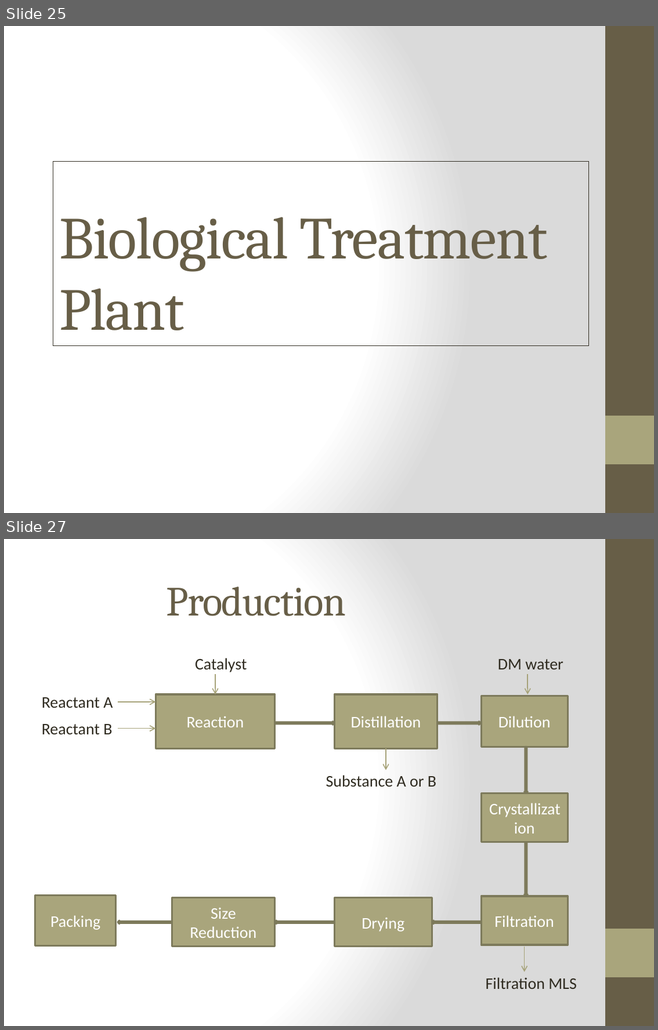
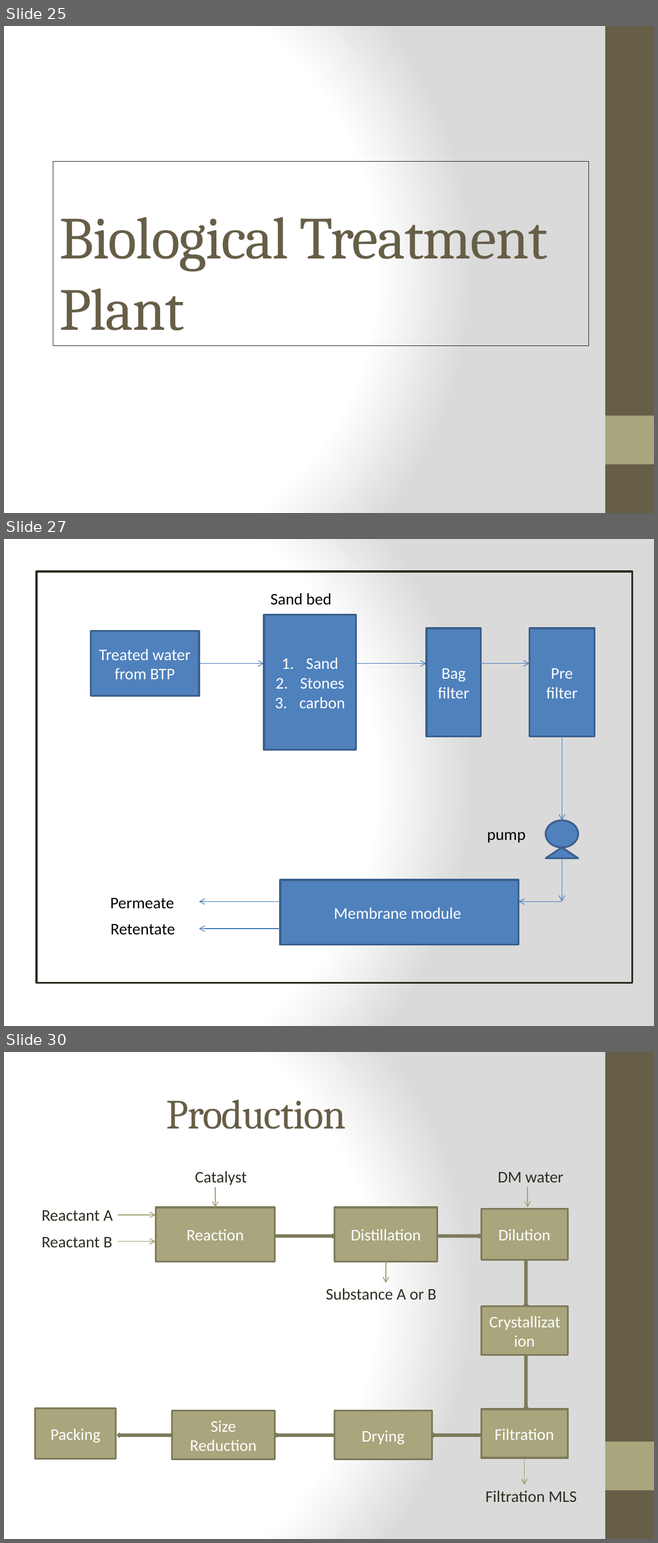
Before and after one commit to sivaiahnaidu/datasciencecoursera, a slide deck: internship ppt.pptx. Shown one above the other, each under a label of ours: slides 25 and 27 before the commit, slides 25, 27 and 30 after it; the slides between them are not shown. The pictures are 658x1030 and 658x1543 pixels, drawn with LibreOffice and Linux fonts; fonts in the diff are those of the drawing. Boxes give left, top, right and bottom in pixels: in the first picture for what was removed or moved away, otherwise in the second. Text is boxed around its words. In the diff, an @@ line names an element or a change of style, - is before the commit and + after.

```diff
--- a/internship ppt.pptx
+++ b/internship ppt.pptx
@@ slide 27 added at bbox=[4, 539, 654, 1026], background gradient #FFFFFF to #DADADA @@
@@ rectangle added at bbox=[36, 571, 632, 983], outline #2F2B20 2 pt @@
@@ text added at bbox=[270, 593, 331, 605], 18 pt, text #000000 @@
+Sand bed
@@ rectangle added at bbox=[264, 615, 356, 750], fill #4F81BD, outline #3A5F8C 2 pt, 18 pt, text #FFFFFF @@
+1. Sand
+2. Stones
+3. carbon
@@ rectangle added at bbox=[90, 631, 199, 696], fill #4F81BD, outline #3A5F8C 2 pt, 18 pt, text #FFFFFF @@
+Treated water from BTP
@@ rectangle added at bbox=[426, 628, 480, 736], fill #4F81BD, outline #3A5F8C 2 pt, 18 pt, text #FFFFFF @@
+Bag filter
@@ rectangle added at bbox=[529, 628, 594, 736], fill #4F81BD, outline #3A5F8C 2 pt, 18 pt, text #FFFFFF @@
+Pre filter
@@ arrow added from (199, 664) to (264, 664), #4B7EBC 0.75 pt @@
@@ arrow added from (356, 664) to (426, 664), #4B7EBC 0.75 pt @@
@@ arrow added from (480, 664) to (529, 664), #4B7EBC 0.75 pt @@
@@ arrow added from (561, 736) to (561, 820), #4B7EBC 0.75 pt @@
@@ text added at bbox=[487, 832, 525, 843], 18 pt, text #000000 @@
+pump
@@ ellipse added at bbox=[545, 820, 578, 848], fill #4F81BD, outline #3A5F8C 2 pt @@
@@ triangle added at bbox=[545, 848, 578, 859], fill #4F81BD, outline #3A5F8C 2 pt @@
@@ arrow added from (561, 859) to (561, 901), #4B7EBC 0.75 pt @@
@@ rectangle added at bbox=[280, 880, 518, 945], fill #4F81BD, outline #3A5F8C 2 pt, 18 pt, text #FFFFFF @@
+Membrane module
@@ text added at bbox=[110, 898, 174, 909], 18 pt, text #000000 @@
+Permeate
@@ arrow added from (280, 901) to (199, 901), #4B7EBC 0.75 pt @@
@@ arrow added from (561, 901) to (518, 901), #4B7EBC 0.75 pt @@
@@ text added at bbox=[111, 924, 175, 935], 18 pt, text #000000 @@
+Retentate
@@ arrow added from (280, 929) to (199, 929), #4B7EBC 0.75 pt @@
@@ what was slide 27 is now slide 30 @@
```
Also in this commit, not shown: 4 slides changed, 11 other slides added, 3 slides removed, 2 other files.
